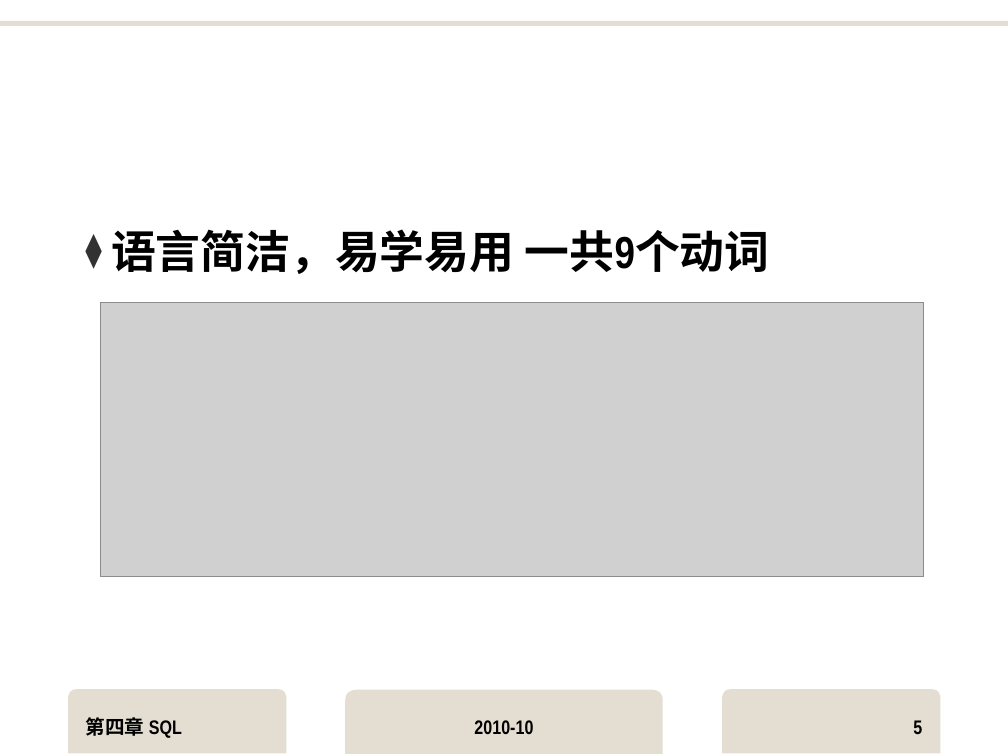
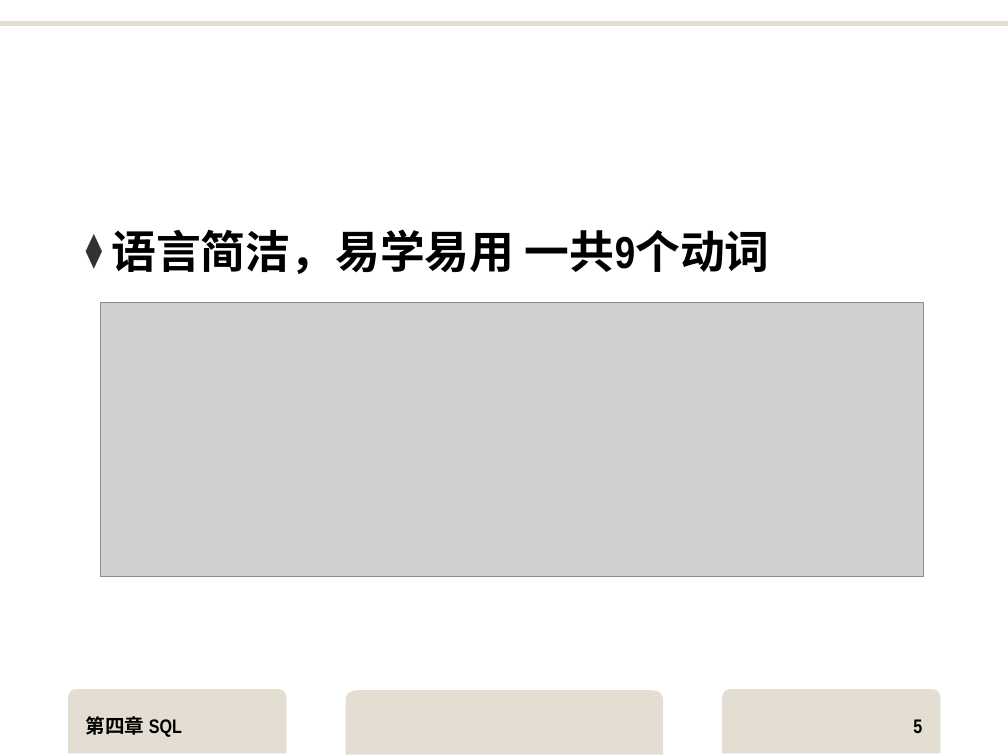
Before and after one commit to yuanba/Study, a slide deck: slide 5 of MySQL/DB-ppt/4SQL.ppt. Drawn at 1008x756 pixels with LibreOffice and Linux fonts; fonts in the diff are those of the drawing; grey boxes stand for pictures; background and template pictures are left out. Boxes give left, top, right and bottom in pixels: in the first picture for what was removed or moved away, otherwise in the second. Text is boxed around its words. In the diff, an @@ line names an element or a change of style, - is before the commit and + after.

```diff
--- a/MySQL/DB-ppt/4SQL.ppt
+++ b/MySQL/DB-ppt/4SQL.ppt
@@ freeform shape at (x1=345, y1=690, x2=663, y2=754): outline redrawn @@
@@ text removed at (x1=474, y1=720, x2=533, y2=734) @@
-2010-10
```
Also in this commit, not shown: 60 other slides changed, 28 other files.
